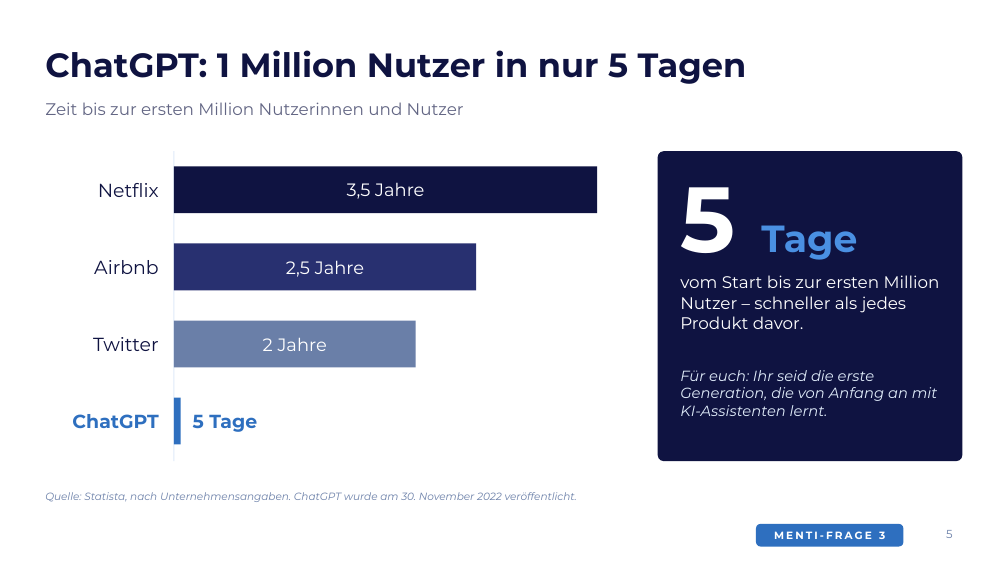
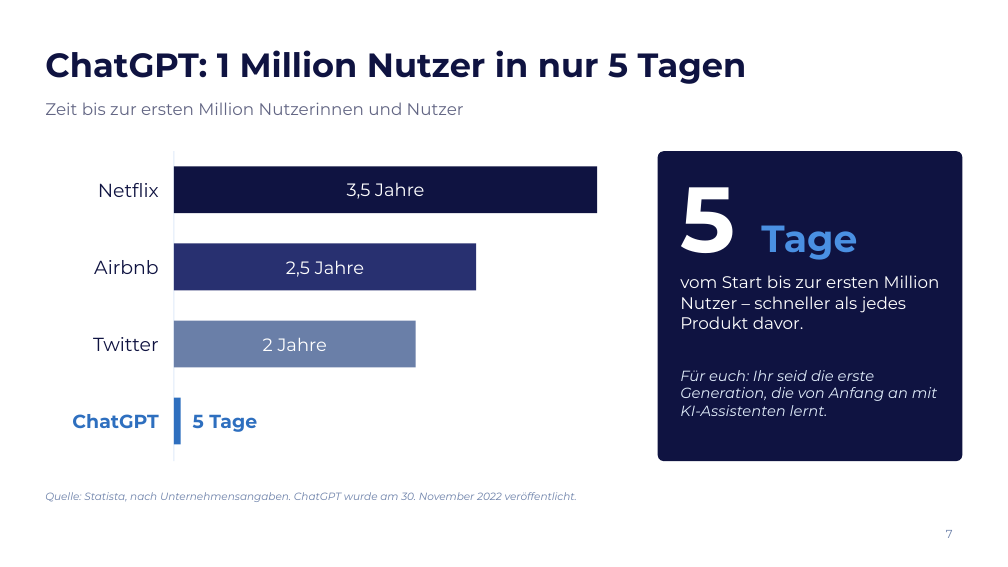
Before and after one commit to elias762/Advisory-board, a slide deck: slide 7 of ki-tag-gymnasium-sued/KI-Tag_Gymnasium-Sued_Impulsvortrag.pptx (slide 5 before the commit). Drawn at 1008x567 pixels with LibreOffice and Linux fonts; fonts in the diff are those of the drawing; background and template pictures are left out. Boxes give left, top, right and bottom in pixels: in the first picture for what was removed or moved away, otherwise in the second. Text is boxed around its words. In the diff, an @@ line names an element or a change of style, - is before the commit and + after.

```diff
--- a/ki-tag-gymnasium-sued/KI-Tag_Gymnasium-Sued_Impulsvortrag.pptx
+++ b/ki-tag-gymnasium-sued/KI-Tag_Gymnasium-Sued_Impulsvortrag.pptx
@@ rounded rectangle removed at (756, 524, 904, 547) @@
@@ text removed at (774, 531, 885, 539) @@
-MENTI-FRAGE 3
@@ page number at (946, 530, 953, 538): text changed @@
-5
+7
```
Also in this commit, not shown: 8 other slides changed, 8 slides added, 7 slides removed, 2 other files.
